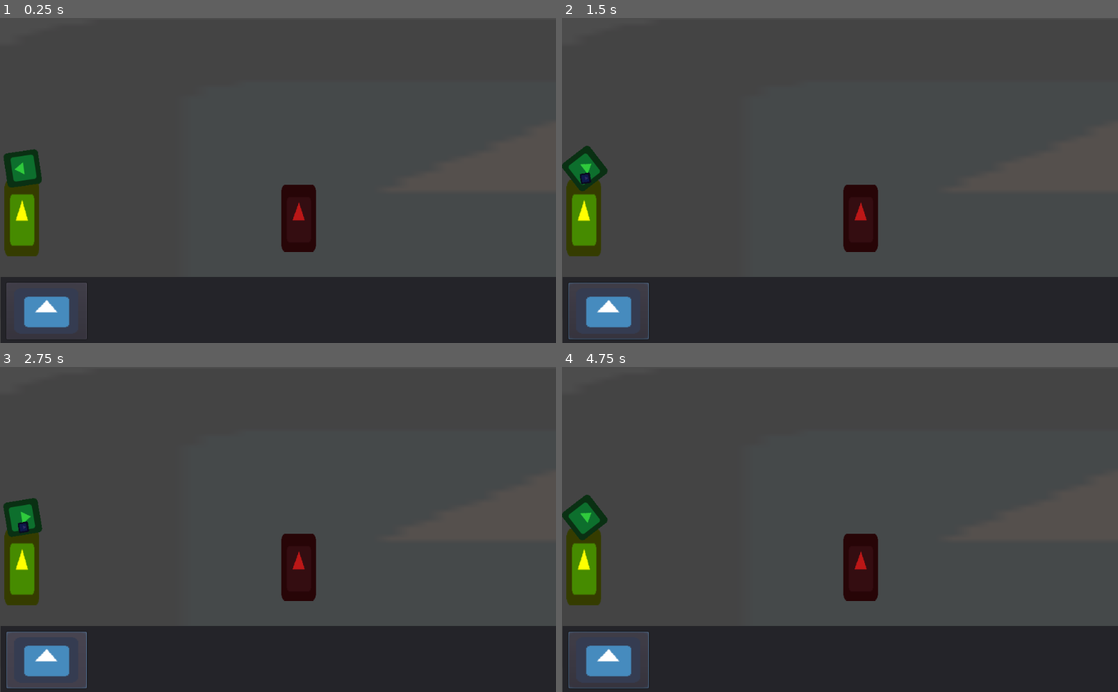
Above: before the commit, frames 1-4 (two rows, left to right).
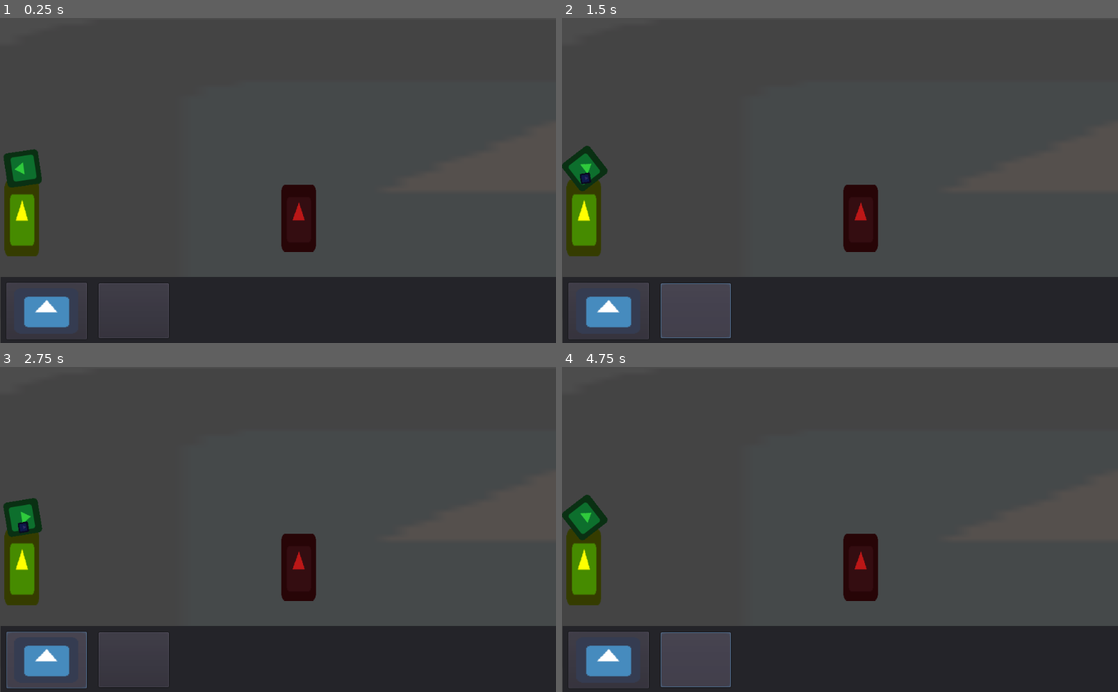
Above: after the commit, the same moments.

Repository: Jon1r/Tower
Game: Godot game, scene res://Map01.tscn
Two runs of this game, one before a commit and one after it. Both use one fixed random seed, a clock stepped at 60 frames per second and the inputs below. The project has no main scene, so this scene is started directly. The engine's default icon, where the game draws it, is replaced by a stand-in: a white triangle on a blue panel in a dark square.
Inputs (mouse positions are in pixels of both pictures, inside the frame that each line leads up to):
- Up to frame 1 (0.25 s): no input
- Up to frame 2 (1.5 s): click (606, 310) at 0.5 s; click (695, 310) at 1.27 s
- Up to frame 3 (2.75 s): click (44, 659) at 2 s
- Up to frame 4 (4.75 s): click (695, 659) at 2.77 s; click (606, 659) at 3.5 s; click (695, 659) at 4.27 s

The runs differ from the first frame. In frame 1, 1.4% of the frame differs, in the area x 17-31%, y 81-99%; in frame 2, 2.2%, in the area x 1-31%, y 81-99%; in frame 3, 1.4%; in frame 4, 2.2%.
Error in both runs: Attempt to call function 'set_shape' in base 'null instance' on a null instance. (res://LightWarrior.gd:14)

Commit message:
Update HUD.tscn

Diff:
--- a/HUD.tscn
+++ b/HUD.tscn
@@ -1,12 +1,10 @@
-[gd_scene load_steps=4 format=2]
+[gd_scene load_steps=3 format=2]
 
 [ext_resource path="res://HUD.gd" type="Script" id=1]
 [ext_resource path="res://icon.png" type="Texture" id=2]
-[ext_resource path="res://LightWarrior.tscn" type="PackedScene" id=3]
 
 [node name="HUD" type="CanvasLayer"]
 script = ExtResource( 1 )
-light_warrior = ExtResource( 3 )
 
 [node name="Panel" type="Panel" parent="."]
 margin_left = 1.18921
@@ -30,4 +28,14 @@
 position = Vector2( 73.1363, 51.7306 )
 scale = Vector2( 1.83616, 1.31588 )
 texture = ExtResource( 2 )
+
+[node name="Button2" type="Button" parent="."]
+margin_left = 181.647
+margin_top = 490.339
+margin_right = 310.647
+margin_bottom = 591.339
+__meta__ = {
+"_edit_use_anchors_": false
+}
 [connection signal="pressed" from="Button" to="." method="_on_Button_pressed"]
+[connection signal="pressed" from="Button2" to="." method="_on_Button2_pressed"]
